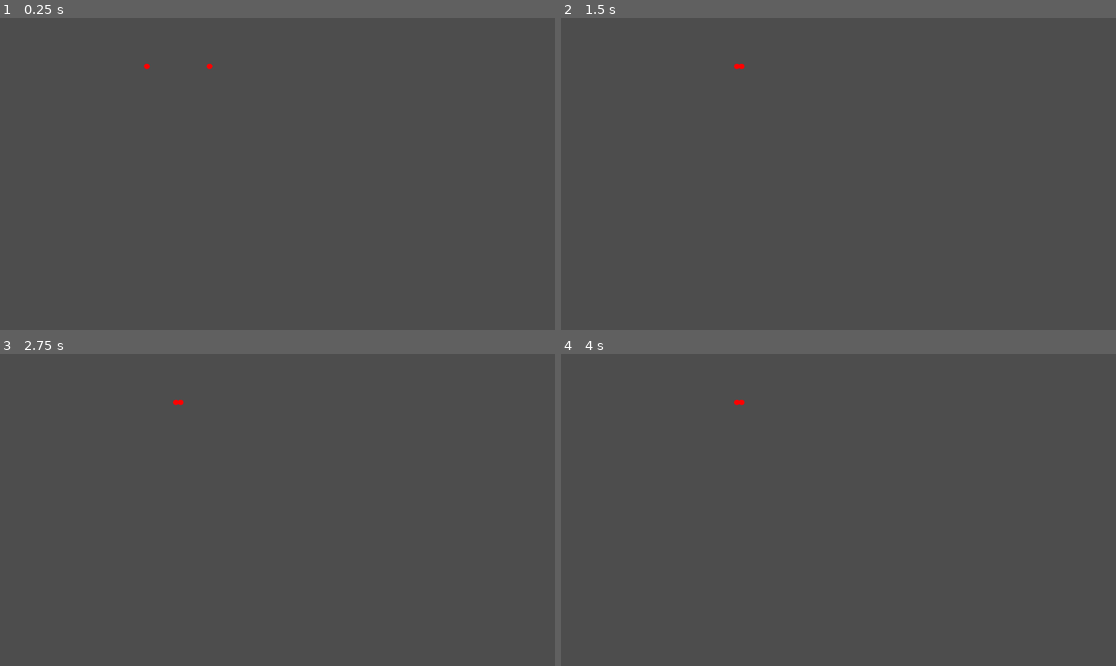
Above: before the commit, frames 1-4 (two rows, left to right).
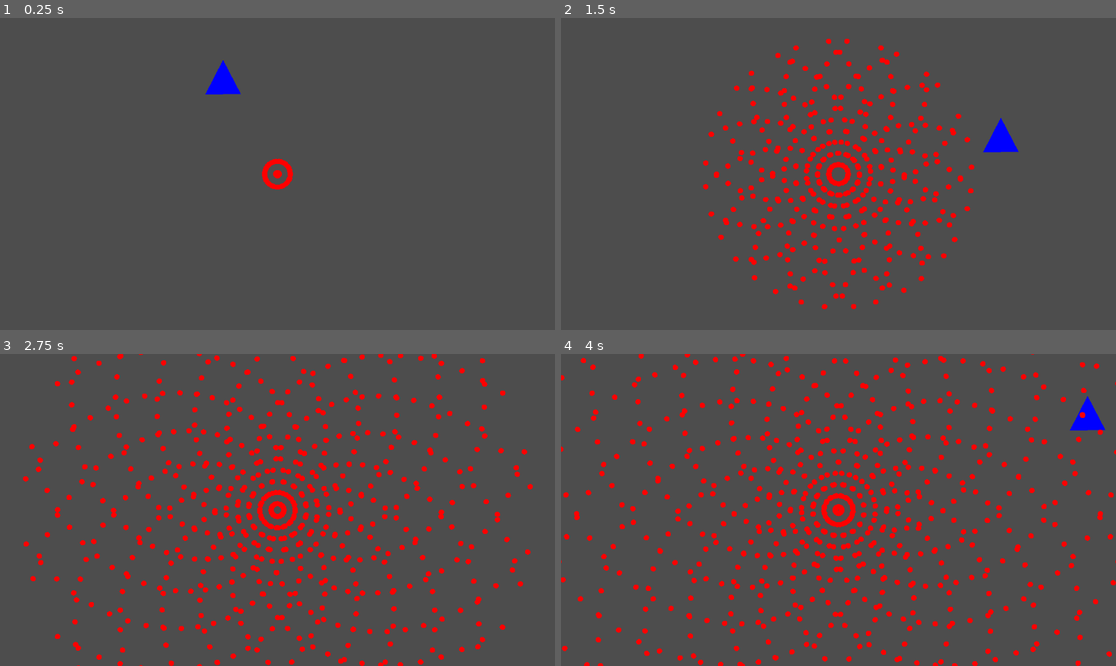
Above: after the commit, the same moments.

Repository: ShimmerIO/bullethellpvp
Game: Godot game, scene res://cena_teste.tscn
The game is run twice, just before and just after one commit, with the same random seed, the same clock (stepped at 60 frames per second) and the same inputs. The project has no main scene, so this scene is started directly.
Inputs:
- Up to frame 1 (0.25 s): no input
- Up to frame 2 (1.5 s): hold Right (ui_right) 0.53-1.28 s; hold Down (ui_down) from 1.28 s (still down)
- Up to frame 3 (2.75 s): release Down (ui_down) at 2.03 s; hold Right (ui_right) from 2.03 s (still down)
- Up to frame 4 (4 s): release Right (ui_right) at 2.78 s; hold Up (ui_up) 2.78-3.53 s; hold Left (ui_left) from 3.53 s (still down)

The runs differ from the first frame. In frame 1, 0.7% of the frame differs, in the area x 25-53%, y 13-56%; in frame 2, 5.3%; in frame 3, 8.3%; in frame 4, 9.1%, in the area x 0-100%, y 0-100%.

Commit message:
protótipo de wave finalizado, quase, só falta implementar algumas ideias, e criar dev-tools para fazer os padrões

Diff:
--- a/bala_prototipo.gd
+++ b/bala_prototipo.gd
@@ -1,11 +1,11 @@
-extends RigidBody2D
+extends Area2D
+class_name Bullet
 
 @export var SPEED: float
 @export var bullet_life: float
 @export var direction: float
 enum TYPE {pequena_vermelha, pequena_azul, grande_roxa}
 var spawn_position: Vector2
-
 
 # Called when the node enters the scene tree for the first time.
 func _ready() -> void:
@@ -15,4 +15,9 @@
 
 # Called every frame. 'delta' is the elapsed time since the previous frame.
 func _process(delta: float) -> void:
-	self.linear_velocity = Vector2(SPEED,0).rotated(direction*PI/180)
+	self.position += Vector2(SPEED*delta,0).rotated(direction*PI/180)
+
+
+func _on_area_entered(area: Area2D) -> void:
+	if(area.is_in_group("Player")):
+		queue_free()
--- a/bala_prototipo.tscn
+++ b/bala_prototipo.tscn
@@ -6,10 +6,7 @@
 [sub_resource type="CircleShape2D" id="CircleShape2D_nj6lo"]
 radius = 5.0
 
-[node name="Bala_Prototipo" type="RigidBody2D"]
-gravity_scale = 0.0
-can_sleep = false
-freeze_mode = 1
+[node name="Bala_Prototipo" type="Area2D"]
 script = ExtResource("1_sirls")
 SPEED = 300.0
 direction = 270.0
@@ -21,3 +18,5 @@
 
 [node name="CollisionShape2D" type="CollisionShape2D" parent="."]
 shape = SubResource("CircleShape2D_nj6lo")
+
+[connection signal="area_entered" from="." to="." method="_on_area_entered"]
--- a/cena_teste.tscn
+++ b/cena_teste.tscn
@@ -1,15 +1,29 @@
-[gd_scene load_steps=2 format=3 uid="uid://c6bfudofjty1o"]
+[gd_scene load_steps=3 format=3 uid="uid://c6bfudofjty1o"]
 
-[ext_resource type="PackedScene" uid="uid://86eunm4148n5" path="res://bala_prototipo.tscn" id="1_p25j5"]
+[ext_resource type="PackedScene" uid="uid://bkh8d7wj6tw4x" path="res://spawner_prototipo.tscn" id="2_3lh6g"]
+[ext_resource type="PackedScene" uid="uid://b6yp80jcx3bjn" path="res://navezinha.tscn" id="2_w8cgj"]
 
 [node name="Cena_Teste" type="Node2D"]
 
-[node name="Bala_Prototipo" parent="." instance=ExtResource("1_p25j5")]
-position = Vector2(240, 100)
-bullet_life = 10.0
-direction = 0.0
+[node name="Navezinha" parent="." instance=ExtResource("2_w8cgj")]
+position = Vector2(463, 134)
 
-[node name="Bala_Prototipo2" parent="." instance=ExtResource("1_p25j5")]
-position = Vector2(500, 100)
-bullet_life = 10.0
-direction = 180.0
+[node name="Spawner_prototipo" parent="." instance=ExtResource("2_3lh6g")]
+position = Vector2(576, 324)
+_move_type = 1
+rotationSpeed = -10
+arms = 16
+skewArms = -0.3
+firingRate = 10.0
+bullet_life = 4.0
+bullet_SPEED = 200.0
+
+[node name="Spawner_prototipo2" parent="." instance=ExtResource("2_3lh6g")]
+position = Vector2(576, 324)
+_move_type = 1
+rotationSpeed = 10
+arms = 16
+skewArms = 0.3
+firingRate = 10.0
+bullet_life = 4.0
+bullet_SPEED = 200.0
--- a/navezinha.gd
+++ b/navezinha.gd
@@ -1,5 +1,6 @@
 extends Area2D
 signal hit
+
 
 const SPEED = 600.0
 
@@ -8,10 +9,14 @@
 	if direction:
 		position += direction * SPEED * delta
 
-func _on_body_entered(body: Node2D) -> void:
-	handle_hit()
-	hit.emit()
 
 func handle_hit():
 	print("ai meu pancreas")
 	pass
+
+func _on_area_entered(area: Area2D) -> void:
+	if(area.is_in_group("Bullets")):
+		handle_hit()
+		hit.emit()
+	else:
+		print("ah yes, zona")
--- a/navezinha.tscn
+++ b/navezinha.tscn
@@ -2,7 +2,7 @@
 
 [ext_resource type="Script" path="res://navezinha.gd" id="1_strdr"]
 
-[node name="Navezinha" type="Area2D"]
+[node name="Navezinha" type="Area2D" groups=["Player"]]
 script = ExtResource("1_strdr")
 
 [node name="Polygon2D" type="Polygon2D" parent="."]
@@ -15,4 +15,4 @@
 scale = Vector2(2.1131, 2.20312)
 polygon = PackedVector2Array(-11, 10, 0.209857, -9.87234, 10.6211, 9.64539)
 
-[connection signal="body_entered" from="." to="." method="_on_body_entered"]
+[connection signal="area_entered" from="." to="." method="_on_area_entered"]
--- a/project.godot
+++ b/project.godot
@@ -13,3 +13,9 @@
 config/name="BulletHellPVP"
 config/features=PackedStringArray("4.3", "Forward Plus")
 config/icon="res://icon.svg"
+
+[importer_defaults]
+
+animation_library={
+"animation/fps": 120.0
+}
--- a/spawner_prototipo.gd
+++ b/spawner_prototipo.gd
@@ -1,25 +1,68 @@
 extends Node2D
 
+#carrega o prefab da bala na memória, necessário pra poder instanciar balas
 var bullet_scene = preload("res://bala_prototipo.tscn")
 
-enum spawner_type {STRAIGHT, SPIN}
+#enum dos possíveis estados do spawner
+enum movement_type {STILL, SPIN}
+enum bullet_spawn_type{SINGLE, BURST}
+
+#variáveis que seguram os estados do spawner
+@export var _move_type: int  = movement_type.STILL
+@export var _spawn_type: int = bullet_spawn_type.BURST
+
+# se o spawner segue algum caminho ou não
+var isPathed: bool
+
+#velocidade de rotação, em º/s
+@export var rotationSpeed: int
+
+#número de braços no spawner
+@export var arms: int = 8
+
+@export var skewArms: float
+
+#auto-explicativo, balas/segundo
 @export var firingRate: float
-var timer:float
 
+# variáveis que se relacionam à bala
 @export var direction: float
 @export var bullet_life: float
 @export var bullet_SPEED: float
 
+#variáveis pra conta interna, não mexer
+var i = 0
+var timer:float
 
 # Called when the node enters the scene tree for the first time.
 func _ready() -> void:
-	pass # Replace with function body.
+	pass
 
 # Called every frame. 'delta' is the elapsed time since the previous frame.
 func _process(delta: float) -> void:
+	#Verifica se o spawner é o tipo que gira ou não, e faz ele girar
+
+	if(_move_type == movement_type.SPIN):
+			self.rotation += (rotationSpeed*delta*PI)/180
+
 	timer += delta
 	if(timer >= 1/firingRate):
-		fire_bullet()
+
+		#se for do tipo single, só lança uma bala
+		if(_spawn_type == bullet_spawn_type.SINGLE):
+			fire_bullet()
+
+		#se for do tipo burst, faz burst com arms braços
+		if(_spawn_type == bullet_spawn_type.BURST):
+			while(i < arms):
+				fire_bullet()
+				direction += 360.0/arms + skewArms
+				i += 1
+				if(direction >= 360):
+					direction -= 360
+
+		#reseta as variáveis de timer e de contador
+		i = 0
 		timer = 0
 
 
@@ -28,6 +71,5 @@
 	bullet.direction = direction
 	bullet.SPEED = bullet_SPEED
 	bullet.bullet_life = bullet_life
-	bullet.position = position
+	bullet.add_to_group("Bullets")
 	add_child(bullet)
-	pass
--- a/spawner_prototipo.tscn
+++ b/spawner_prototipo.tscn
@@ -5,6 +5,5 @@
 [node name="Spawner_prototipo" type="Node2D"]
 script = ExtResource("1_ewwoa")
 firingRate = 2.0
-direction = 90.0
 bullet_life = 1.0
 bullet_SPEED = 300.0
